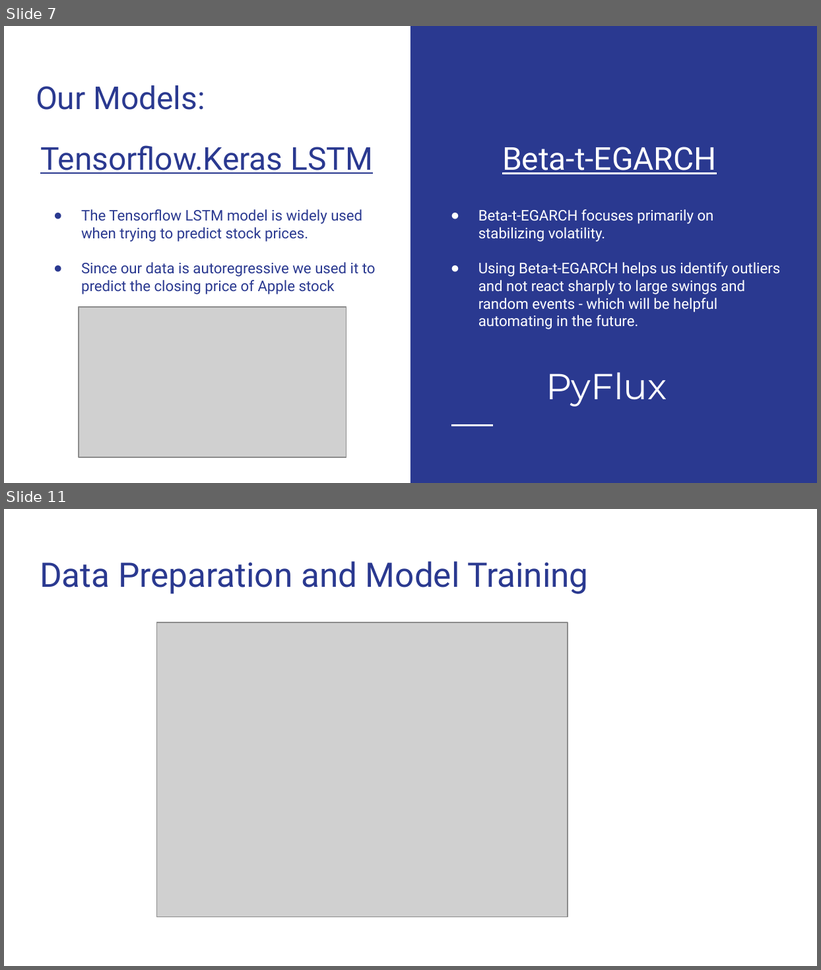
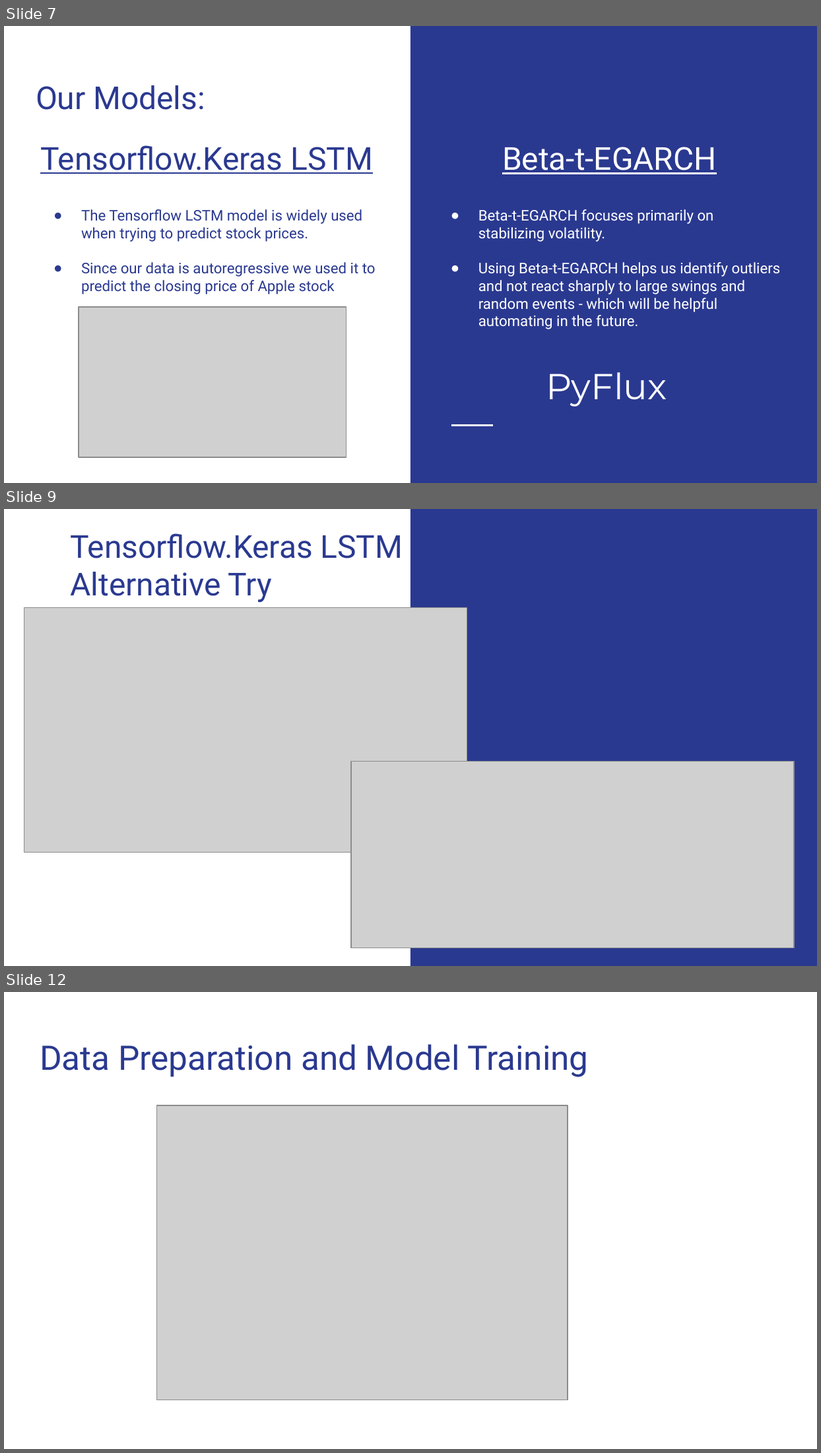
Before and after one commit to Lucas-Shaiman/project-beta, a slide deck: Case study.pptx. Shown one above the other, each under a label of ours: slides 7 and 11 before the commit, slides 7, 9 and 12 after it; the slides between them are not shown. The pictures are 821x970 and 821x1453 pixels, drawn with LibreOffice and Linux fonts; fonts in the diff are those of the drawing; grey boxes stand for pictures. Boxes give left, top, right and bottom in pixels: in the first picture for what was removed or moved away, otherwise in the second. Text is boxed around its words. In the diff, an @@ line names an element or a change of style, - is before the commit and + after.

```diff
--- a/Case study.pptx
+++ b/Case study.pptx
@@ slide 9 added at box(4, 509, 817, 966), background #FFFFFF; not listed: 1 template element that a slide beside it also shows @@
@@ text added at box(71, 533, 403, 603), 28 pt, text #2A3990 @@
+Tensorflow.Keras LSTM
+Alternative Try
@@ picture added at box(24, 608, 467, 853) @@
@@ picture added at box(351, 761, 795, 948) @@
@@ what was slide 11 is now slide 12 @@
```
Also in this commit, not shown: 10 slides changed, 1 other slide added.
